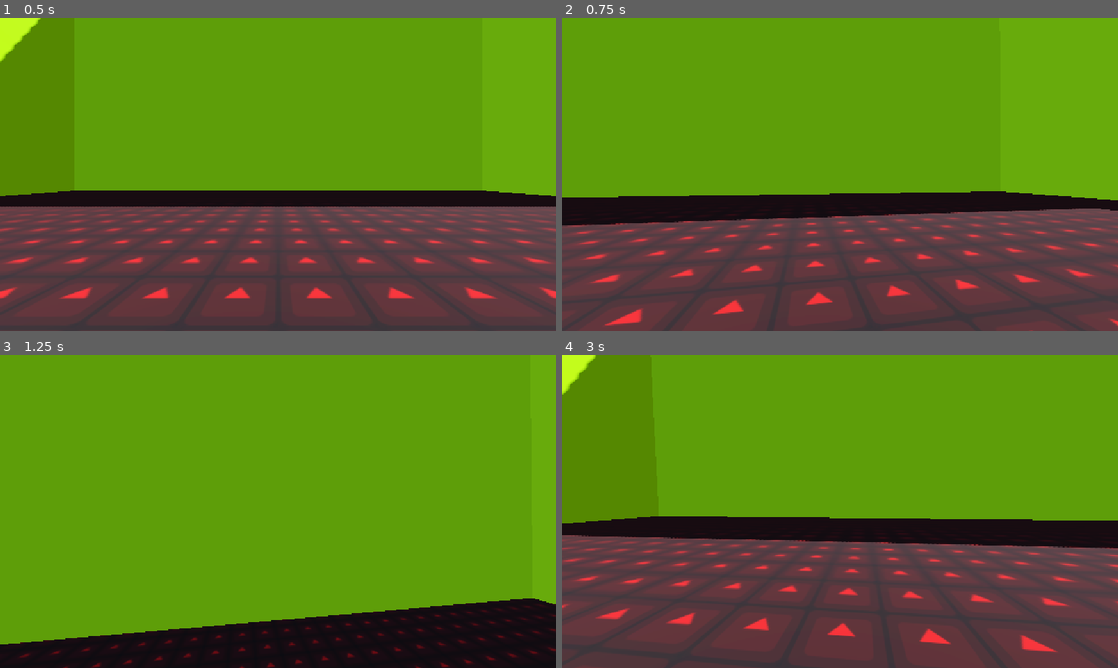
Above: before the commit, frames 1-4 (two rows, left to right).
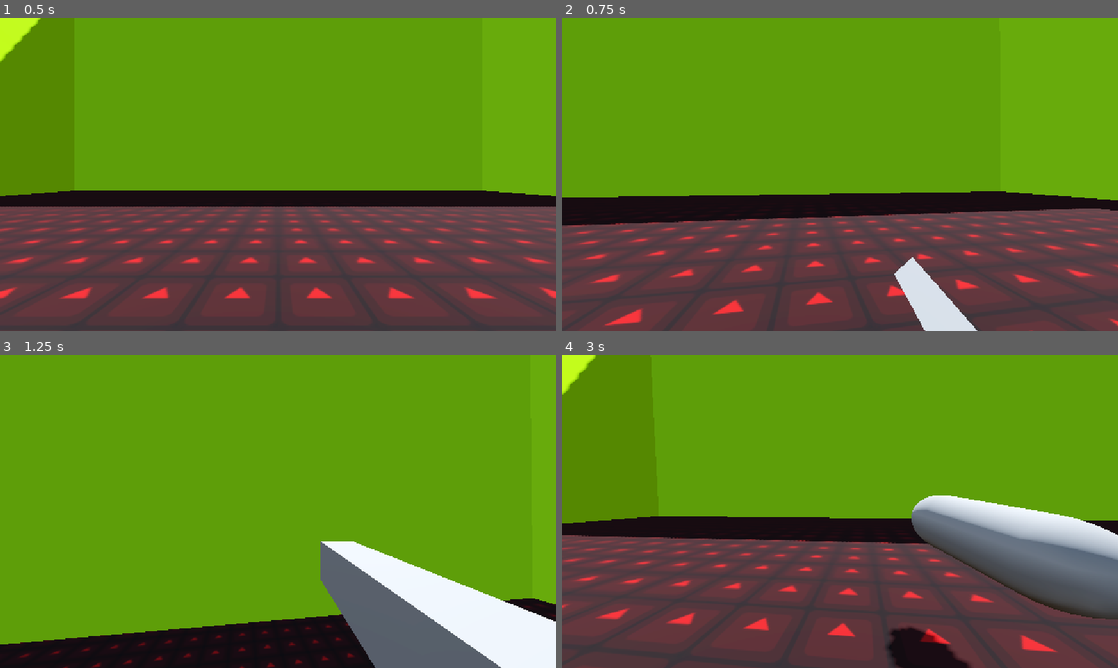
Above: after the commit, the same moments.

Repository: niniren01/godot4-fps-prototype
Game: Godot game, scene res://world.tscn
Two runs of this game, one before a commit and one after it. Both use one fixed random seed, a clock stepped at 60 frames per second and the inputs below. The engine's default icon, where the game draws it, is replaced by a stand-in: a white triangle on a blue panel in a dark square.
Inputs (mouse positions are in pixels of both pictures, inside the frame that each line leads up to):
- Up to frame 1 (0.5 s): no input
- Up to frame 2 (0.75 s): tap Enter at 0.5 s; move the mouse to (867, 174) at 0.52 s; hold W (move_forward) from 0.53 s (still down); tap 1 at 0.6 s
- Up to frame 3 (1.25 s): keep holding W (move_forward); tap Space (jump) at 0.77 s; tap 2 at 0.8 s
- Up to frame 4 (3 s): keep holding W (move_forward); move the mouse to (812, 511) at 1.27 s; tap 2 at 1.35 s; tap Space (jump) at 1.52 s; tap 3 at 1.55, 2.1 s; move the mouse to (851, 505) at 2.02 s; tap 4 at 2.3, 2.85 s; tap R (restart) at 2.75 s; move the mouse to (834, 517) at 2.77 s

Frame 1 is identical in both runs. In frame 2, 1.6% of the frame differs, in the area x 59-75%, y 76-100%; in frame 3, 11%, in the area x 57-100%, y 59-100%; in frame 4, 9.3%.

Commit message:
add a weaponManager

Diff:
--- a/character/health_manager.gd
+++ b/character/health_manager.gd
@@ -3,7 +3,7 @@
 @export var max_health = 100
 @onready var cur_health = max_health
 @export var gib_at = -10
-@export var verbose = false
+@export var verbose = true
 
 signal died
 signal healed
@@ -19,6 +19,7 @@
 func hurt(damage_data: DamageData):
 	if cur_health < 0:
 		return
+
 	cur_health -= damage_data.amount
 	if cur_health <= gib_at:
 		gibbed.emit()
@@ -38,3 +39,13 @@
 	health_changed.emit(cur_health, max_health)
 	if verbose:
 		print("healed for %s, health: %s/%s" % [amount, cur_health, max_health])
+
+
+# add a timer then test can it work
+func test_damage():
+	var d = DamageData.new()
+	d.amount = 30
+	hurt(d)
+
+func test_heal():
+	heal(10)
--- a/character/health_manager.tscn
+++ b/character/health_manager.tscn
@@ -4,3 +4,4 @@
 
 [node name="HealthManager" type="Node3D"]
 script = ExtResource("1_er6qs")
+max_health = 90
--- a/character/player/player.gd
+++ b/character/player/player.gd
@@ -2,22 +2,56 @@
 
 @onready var camera_3d: Camera3D = $Camera3D
 @onready var character_mover: CharaterMover = $CharacterMover
+@onready var health_manager: Node3D = $HealthManager
+@onready var weapon_manager: WeaponManager = $Camera3D/WeaponManager
 
 @export var mouse_sensitivity_h = 0.15
 @export var mouse_sensitivity_y = 0.15
 
+
+const HOTKEYS = {
+	KEY_1: 0,
+	KEY_2: 1,
+	KEY_3: 2,
+	KEY_4: 3,
+	KEY_5: 4,
+	KEY_6: 5,
+	KEY_7: 6,
+	KEY_8: 7,
+	KEY_9: 8,
+	KEY_B: 9
+}
+
+var dead = false
+
 func _ready() -> void:
 	#pass
 	Input.mouse_mode = Input.MOUSE_MODE_CAPTURED
+	health_manager.died.connect(kill)
 
 func _input(event: InputEvent) -> void:
+	if dead:
+		return
+
+	# look around
 	if event is InputEventMouseMotion:
 		rotation_degrees.y -= event.relative.x * mouse_sensitivity_h
 		camera_3d.rotation_degrees.x -= event.relative.y * mouse_sensitivity_y
 		camera_3d.rotation_degrees.x = clamp(camera_3d.rotation_degrees.x, -90, 90)
 
+	# switch weapon by mouse_wheel
+	if event is InputEventMouseButton and event.pressed:
+		if event.button_index == MOUSE_BUTTON_WHEEL_UP:
+			weapon_manager.switch_to_previous_weapon()
+		if event.button_index == MOUSE_BUTTON_WHEEL_DOWN:
+			weapon_manager.switch_to_next_weapon()
+	# switch weapon by hotkeys
+	if event is InputEventKey and event.pressed and event.keycode in HOTKEYS:
+		weapon_manager.switch_to_weapon_slot(HOTKEYS[event.keycode])
 
 func _process(delta: float) -> void:
+
+	# some function button
 	if Input.is_action_pressed("quit"):
 		get_tree().quit()
 	if Input.is_action_just_pressed("restart"):
@@ -29,9 +63,16 @@
 		else:
 			DisplayServer.window_set_mode(DisplayServer.WINDOW_MODE_FULLSCREEN)
 
+	if dead:
+		return
+
 	var input_dir = Input.get_vector("move_left", "move_right", "move_forward", "move_backward")
 	var move_dir = (transform.basis * Vector3(input_dir.x, 0, input_dir.y)).normalized()
 	character_mover.set_move_dir(move_dir)
 
 	if Input.is_action_just_pressed("jump"):
 		character_mover.jump()
+
+func kill():
+	dead = true
+	character_mover.set_move_dir(Vector3.ZERO)
--- a/character/player/player.tscn
+++ b/character/player/player.tscn
@@ -1,12 +1,21 @@
-[gd_scene load_steps=6 format=3 uid="uid://yyf6n8h7uq57"]
+[gd_scene load_steps=11 format=3 uid="uid://yyf6n8h7uq57"]
 
 [ext_resource type="Script" uid="uid://c8n25wfmewh26" path="res://character/player/player.gd" id="1_2orxn"]
 [ext_resource type="PackedScene" uid="uid://bsqcjg1bmfgcv" path="res://character/character_mover.tscn" id="2_monf5"]
+[ext_resource type="Script" uid="uid://bj82an56hpa8j" path="res://character/player/weapon_manager.gd" id="2_wu8e1"]
 [ext_resource type="PackedScene" uid="uid://dyyekyvnjpcmr" path="res://character/health_manager.tscn" id="3_gtsfv"]
 
 [sub_resource type="CapsuleMesh" id="CapsuleMesh_8e4qx"]
 
 [sub_resource type="CapsuleShape3D" id="CapsuleShape3D_2orxn"]
+
+[sub_resource type="BoxMesh" id="BoxMesh_gtsfv"]
+
+[sub_resource type="BoxMesh" id="BoxMesh_wu8e1"]
+
+[sub_resource type="CylinderMesh" id="CylinderMesh_g20gq"]
+
+[sub_resource type="CapsuleMesh" id="CapsuleMesh_eu8pa"]
 
 [node name="Player" type="CharacterBody3D"]
 collision_layer = 2
@@ -24,6 +33,30 @@
 [node name="Camera3D" type="Camera3D" parent="."]
 transform = Transform3D(1, 0, 0, 0, 1, 0, 0, 0, 1, 0, 1.5, 0)
 
+[node name="WeaponManager" type="Node3D" parent="Camera3D"]
+script = ExtResource("2_wu8e1")
+
+[node name="Weapons" type="Node3D" parent="Camera3D/WeaponManager"]
+
+[node name="Knife" type="MeshInstance3D" parent="Camera3D/WeaponManager/Weapons"]
+transform = Transform3D(-0.0497154, -0.141847, 0, 0.0549556, -0.128321, 0, 0, 0, 1.03048, 0.507762, -0.723776, -1.05079)
+mesh = SubResource("BoxMesh_gtsfv")
+
+[node name="MachineGun" type="MeshInstance3D" parent="Camera3D/WeaponManager/Weapons"]
+transform = Transform3D(0.325678, 0, 0, 0, 0.386337, 0, 0, 0, 1.71876, 0.588323, -0.490453, -1.20732)
+visible = false
+mesh = SubResource("BoxMesh_wu8e1")
+
+[node name="ShotGun" type="MeshInstance3D" parent="Camera3D/WeaponManager/Weapons"]
+transform = Transform3D(0.388141, -0.155035, -3.76473e-09, -6.5097e-16, -3.12832e-08, 0.397582, -0.086127, -0.698682, -1.69662e-08, 0.550611, -1.22602, -1.67495)
+visible = false
+mesh = SubResource("CylinderMesh_g20gq")
+
+[node name="RPG" type="MeshInstance3D" parent="Camera3D/WeaponManager/Weapons"]
+transform = Transform3D(0.553333, -0.231542, 0.031063, 0, 0.200945, 0.611912, -0.13792, -0.928939, 0.124624, 1.31904, -0.220273, -1.91188)
+visible = false
+mesh = SubResource("CapsuleMesh_eu8pa")
+
 [node name="CharacterMover" parent="." instance=ExtResource("2_monf5")]
 
 [node name="HealthManager" parent="." instance=ExtResource("3_gtsfv")]
--- /dev/null
+++ b/character/player/weapon_manager.gd
@@ -0,0 +1,48 @@
+class_name WeaponManager
+extends Node3D
+
+@onready var weapons = $Weapons.get_children()
+
+var weapons_unlocked = []
+var cur_slot = 0
+var cur_weapon = null
+
+func _ready() -> void:
+	disable_all_weapons()
+	for _i in range(weapons.size()):
+		weapons_unlocked.append(true)
+
+func disable_all_weapons():
+	for weapon in weapons:
+		if has_method("set_active"):
+			weapon.set_active(false)
+		else:
+			weapon.hide()
+
+func switch_to_previous_weapon():
+	for i in range(weapons.size()):
+		var wrapped_index = wrapi(cur_slot -1 -i, 0, weapons.size())
+		if switch_to_weapon_slot(wrapped_index):
+			break
+
+func switch_to_next_weapon():
+	for i in range(weapons.size()):
+		var wrapped_index = wrapi(cur_slot +1 +i, 0, weapons.size())
+		if switch_to_weapon_slot(wrapped_index):
+			break
+
+func switch_to_weapon_slot(slot_index: int) -> bool:
+	if slot_index >= weapons.size() or slot_index < 0:
+		return false
+	if weapons_unlocked.size() == 0 or !weapons_unlocked[slot_index]:
+		return false
+
+	# success to switch
+	disable_all_weapons()
+	cur_slot = slot_index
+	cur_weapon = weapons[cur_slot]
+	if has_method("set_active"):
+		cur_weapon.set_active(true)
+	else:
+		cur_weapon.show()
+	return true
Not shown, added: character/player/weapon_manager.gd.uid
